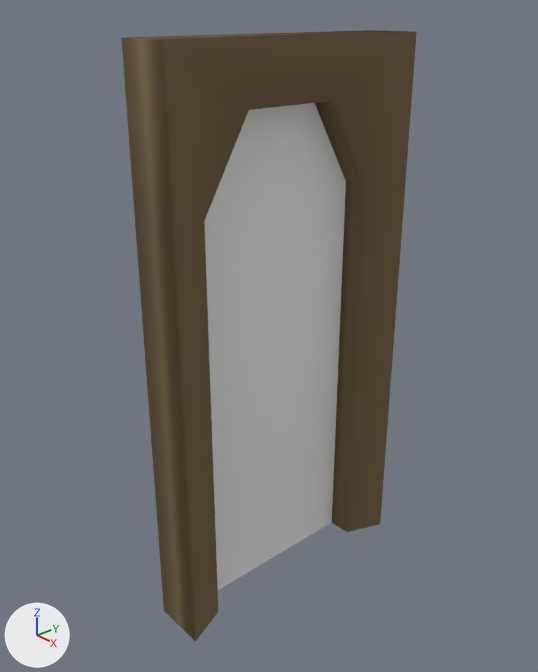
What one commit did to the Blender file models/door1frame.blend.
One viewpoint serves both versions: a 50 mm camera at (1.87, -1.63, 2.08) aimed at (0.07, -0.03, 1.01). The axes (+X, +Y, +Z) are drawn at lower left. The lights are the same throughout.

The older version as bpy lines, for what is in view:
```python
mat_material = diffuse_material('Material')
mat_material.base_color = (0.19, 0.141, 0.0769)  # brown #79694e
me_cube = bpy.data.meshes.new('Cube')
me_cube.from_pydata(...)  # 24 vertices, 24 faces; spans x -1.0..1.0, y 0.0..1.0, z -1.0..1.0
me_cube.polygons.foreach_set('use_smooth', [True] * 24)
me_cube.materials.append(mat_material)  # its picture is missing
me_plane = bpy.data.meshes.new('Plane')
me_plane.from_pydata([(0.88, 1.0, 0.0), (0.87, -0.8, 0.0), (-0.88, -0.8, 0.0), (-0.87, 1.0, 0.0), (-0.88, -0.8, -0.13), (0.87, -0.8, -0.13)], [], [(0, 3, 2, 1), (1, 2, 4, 5)])
ob_cube = bpy.data.objects.new('Cube', me_cube)
ob_cube.location = (0.0, 0.0, 1.0)
ob_cube.rotation_euler = (0.0, 0.0, -1.571)  # degrees (0, 0, -90)
ob_cube.scale = (0.5, 0.2, 1.0)
ob_plane = bpy.data.objects.new('Plane', me_plane)
ob_plane.location = (0.05, 0.0, 1.0)
ob_plane.rotation_euler = (-1.571, 0.0, -1.571)  # degrees (-90, 0, -90)
ob_plane.scale = (0.4, 1.0, 0.4)
```
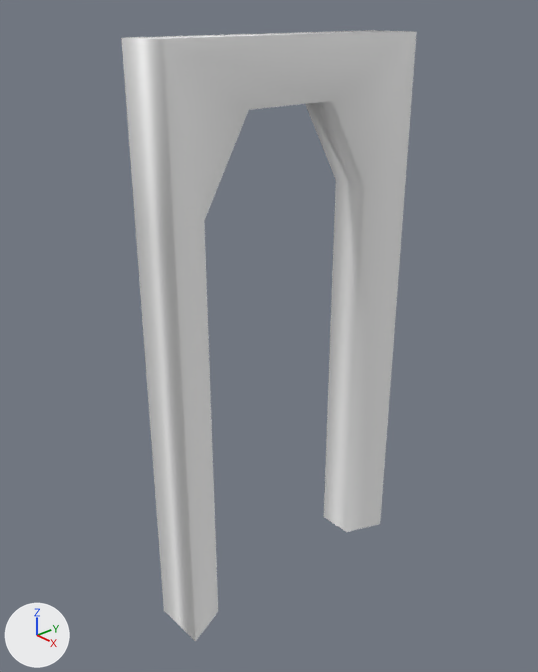
Boxes [x1, y1, x2, y2] around the edits, measured in the pictures (538 x 672 px):
'Cube', recoloured (brown to white): [121, 30, 417, 642] in both
'Plane', deleted: before [204, 103, 346, 590]

Patch to the scene script:
```diff
--- a/models/door1frame.blend.py
+++ b/models/door1frame.blend.py
@@ mat_material @@
 mat_material = diffuse_material('Material')
-mat_material.base_color = (0.19, 0.141, 0.0769)  # brown #79694e
+mat_material.base_color = (1.0, 1.0, 1.0)  # white #ffffff
@@ ob_plane @@
-ob_plane = bpy.data.objects.new('Plane', me_plane)
-ob_plane.location = (0.05, 0.0, 1.0)
-ob_plane.rotation_euler = (-1.571, 0.0, -1.571)  # degrees (-90, 0, -90)
-ob_plane.scale = (0.4, 1.0, 0.4)
```
